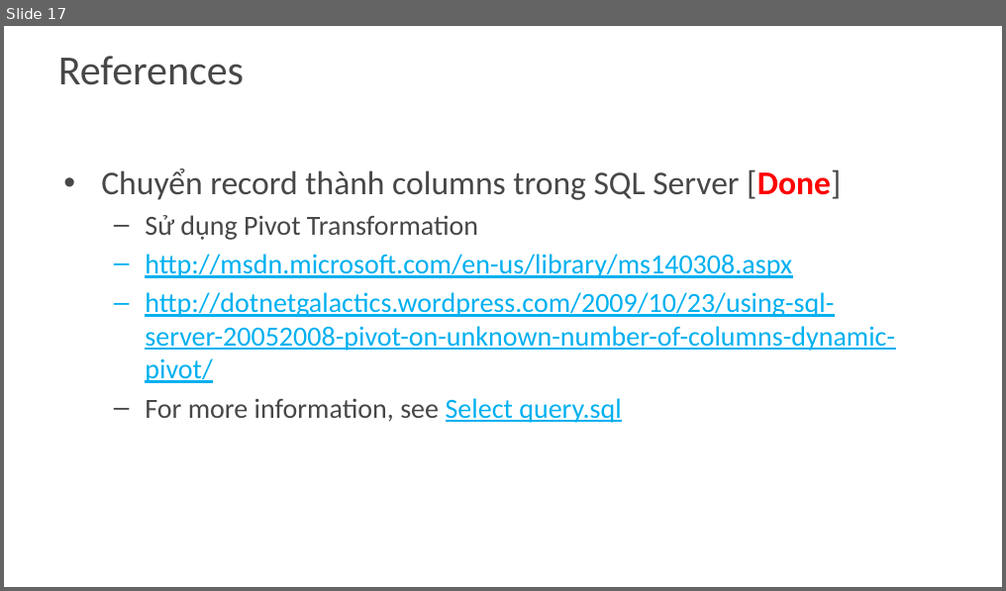
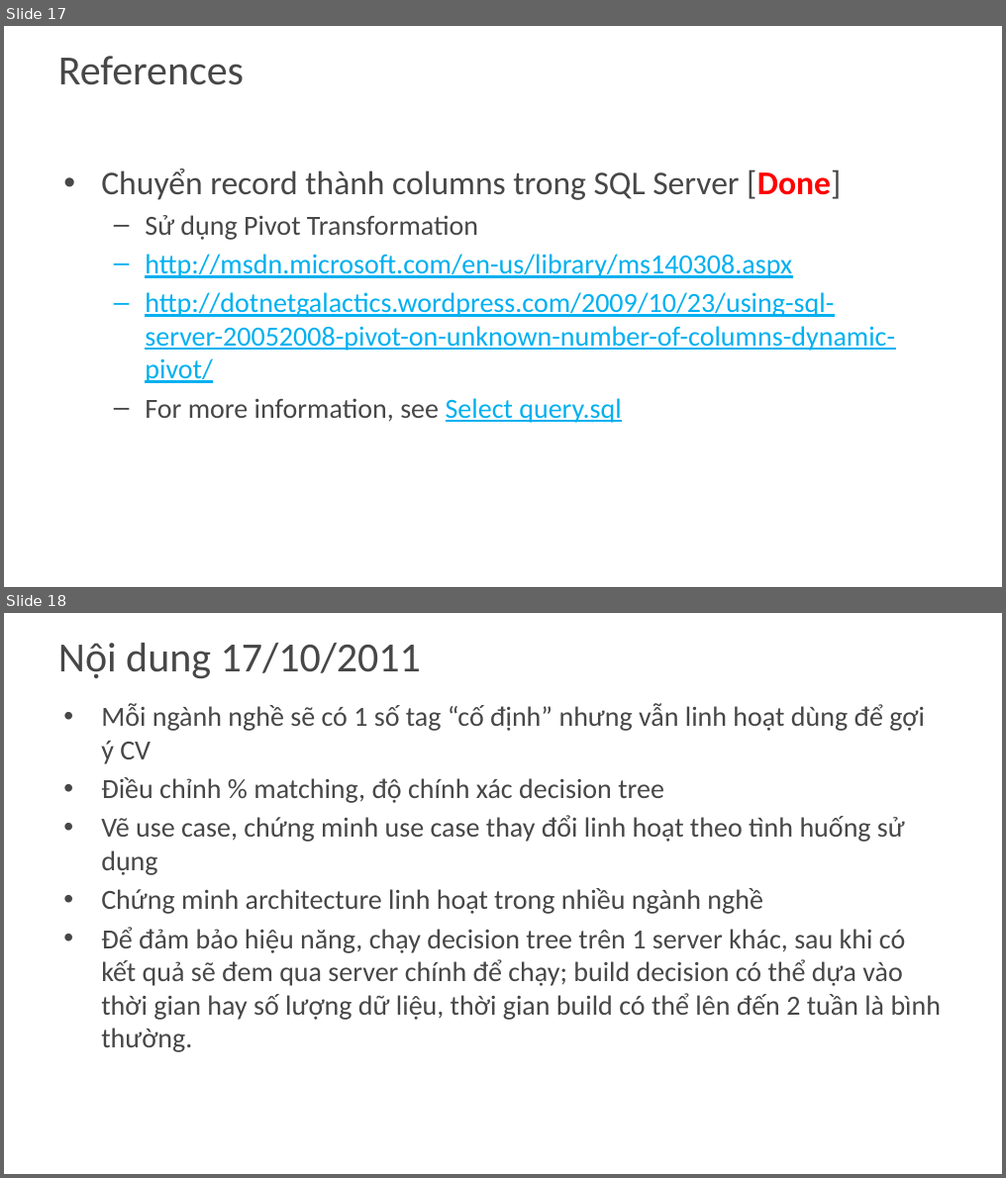
Before and after one commit to khanhduy94/jobzoom, a slide deck: Documents/JobZoom.pptx. Shown one above the other, each under a label of ours: slide 17 before the commit, slides 17 and 18 after it. The pictures are 1006x591 and 1006x1178 pixels, drawn with LibreOffice and Linux fonts; fonts in the diff are those of the drawing; background and template pictures are left out. Boxes give left, top, right and bottom in pixels: in the first picture for what was removed or moved away, otherwise in the second. Text is boxed around its words. In the diff, an @@ line names an element or a change of style, - is before the commit and + after.

```diff
--- a/Documents/JobZoom.pptx
+++ b/Documents/JobZoom.pptx
@@ slide 18 added at [4, 613, 1002, 1174], background picture (left out) @@
@@ title added at [58, 643, 421, 678], 30 pt, text #474747 @@
+Nội dung 17/10/2011
@@ text added at [101, 703, 942, 1053], 20 pt, text #474747 @@
+• Mỗi ngành nghề sẽ có 1 số tag “cố định” nhưng vẫn linh hoạt dùng để gợi ý CV
+• Điều chỉnh % matching, độ chính xác decision tree
+• Vẽ use case, chứng minh use case thay đổi linh hoạt theo tình huống sử dụng
+• Chứng minh architecture linh hoạt trong nhiều ngành nghề
+• Để đảm bảo hiệu năng, chạy decision tree trên 1 server khác, sau khi có kết quả sẽ đem qua server chính để chạy; build decision có thể dựa vào thời gian hay số lượng dữ liệu, thời gian build có thể lên đến 2 tuần là bình thường.
```
